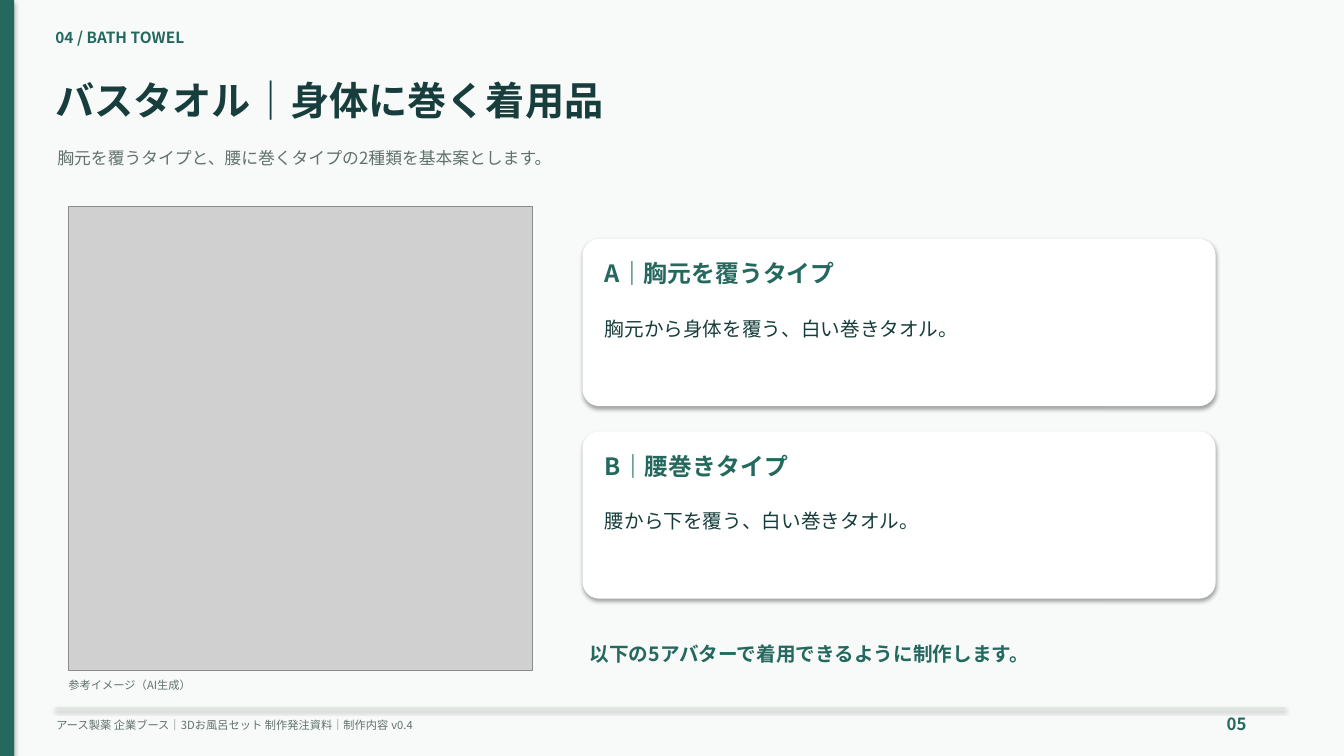
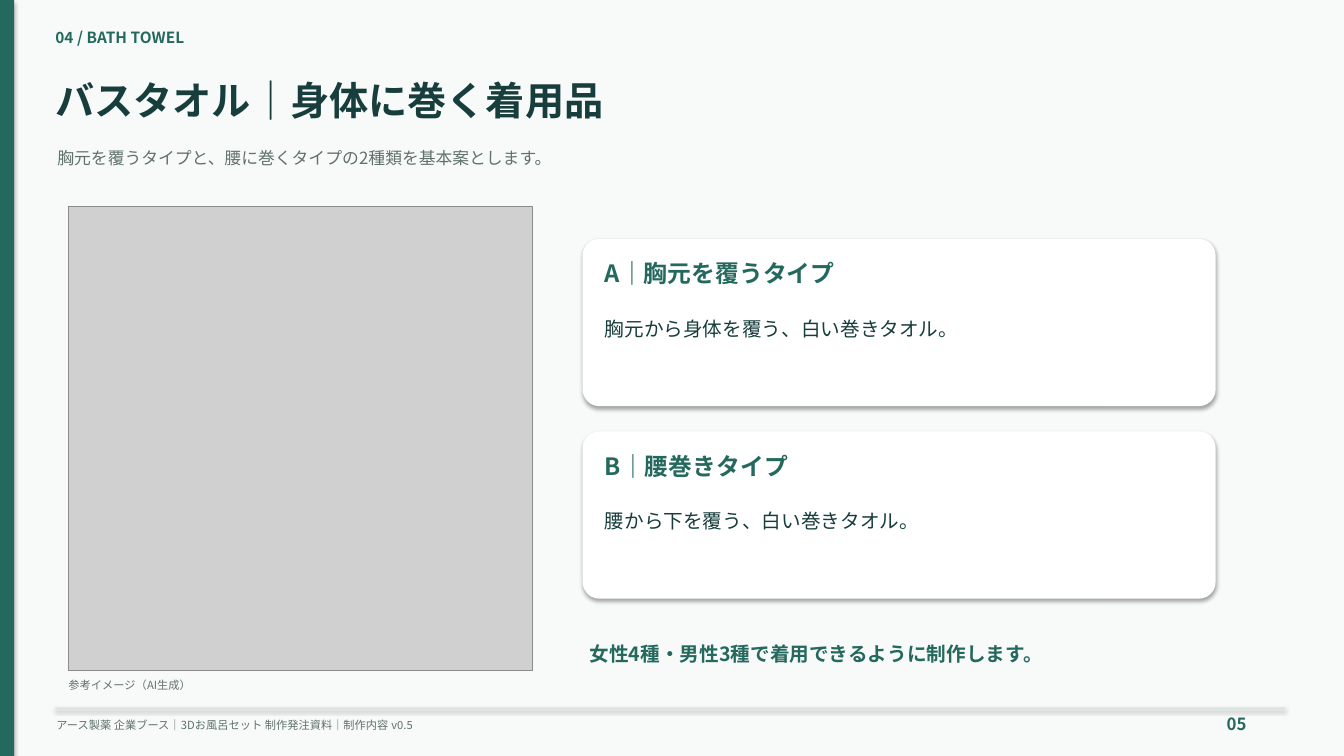
Before and after one commit to morishihikky/cordex, a slide deck: slide 5 of documents/slides/bath-set-production-slides.pptx. Drawn at 1344x756 pixels with LibreOffice and Linux fonts; fonts in the diff are those of the drawing; grey boxes stand for pictures. Boxes give left, top, right and bottom in pixels: in the first picture for what was removed or moved away, otherwise in the second. Text is boxed around its words. In the diff, an @@ line names an element or a change of style, - is before the commit and + after.

```diff
--- a/documents/slides/bath-set-production-slides.pptx
+++ b/documents/slides/bath-set-production-slides.pptx
@@ text at bbox=[590, 644, 1043, 663]: text changed @@
-以下の5アバターで着用できるように制作します。
+女性4種・男性3種で着用できるように制作します。
@@ text at bbox=[56, 719, 412, 730]: text changed @@
-アース製薬 企業ブース｜3Dお風呂セット 制作発注資料｜制作内容 v0.4
+アース製薬 企業ブース｜3Dお風呂セット 制作発注資料｜制作内容 v0.5
```
Also in this commit, not shown: 7 other slides changed, 19 other files.
